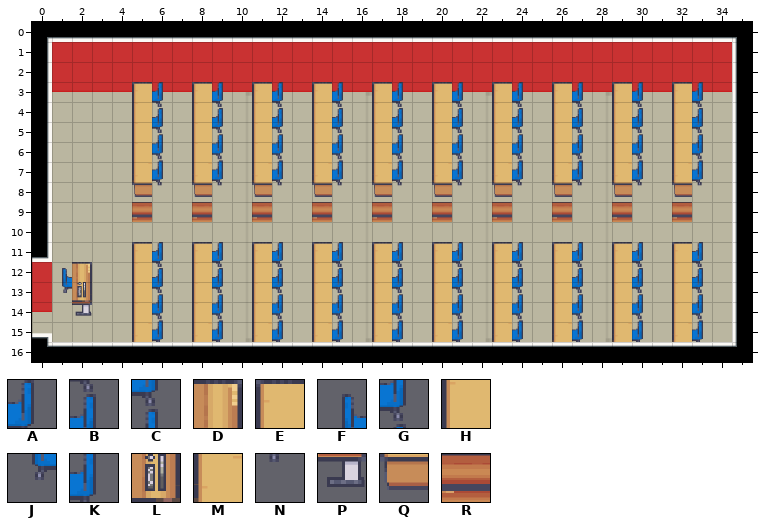
Tiled map, stored at LCB_Map/data/maps/main_2_hall4.tmx. Above is the file before it was changed.
Cells are 64x64 px. Shown: x 0..35, y 0..16.
Key: from "LCB_furnishing": A 221, B 240, C 259, D 260, E 261, F 262, G 278, H 280, J 281, K 297, L 298, M 299, N 316, P 317, Q 318, R 449.
_ is an empty cell.
Layers that did not change in this view are not listed.
Layer "Furnishing" before, first column x 0:
 0 ____________________________________
 1 ____________________________________
 2 ____________________________________
 3 _____EA_EA_EA_EA_EA_EA_EA_EA_EA_EA__
 4 _____HB_HB_HB_HB_HB_HB_HB_HB_HB_HB__
 5 _____HC_HC_HC_HC_HC_HC_HC_HC_HC_HC__
 6 _____HG_HG_HG_HG_HG_HG_HG_HG_HG_HG__
 7 _____MK_MK_MK_MK_MK_MK_MK_MK_MK_MK__
 8 _____QN_QN_QN_QN_QN_QN_QN_QN_QN_QN__
 9 _____R__R__R__R__R__R__R__R__R__R___
10 ____________________________________
11 _____EA_EA_EA_EA_EA_EA_EA_EA_EA_EA__
12 _FD__HB_HB_HB_HB_HB_HB_HB_HB_HB_HB__
13 _JL__HC_HC_HC_HC_HC_HC_HC_HC_HC_HC__
14 __P__HG_HG_HG_HG_HG_HG_HG_HG_HG_HG__
15 _____MK_MK_MK_MK_MK_MK_MK_MK_MK_MK__
16 ____________________________________
The result:
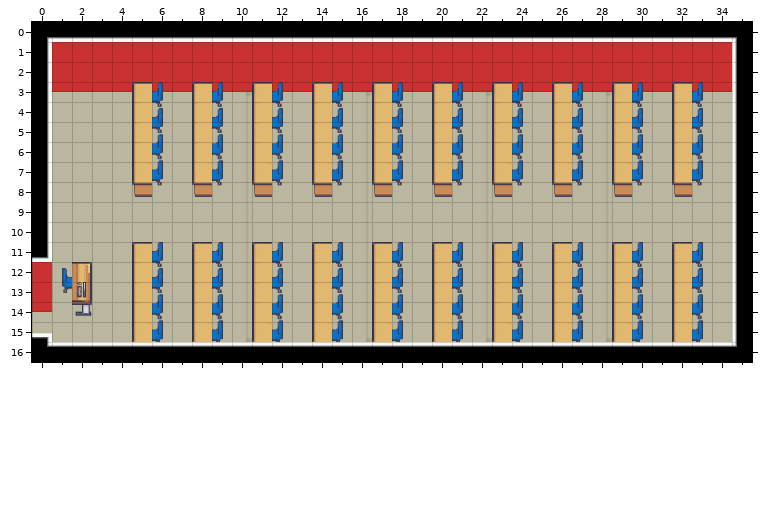
Change:
Changed rows in their new state; . is an unchanged cell.
Layer "Furnishing":
first column x 5:
 9 _.._.._.._.._.._.._.._.._.._
